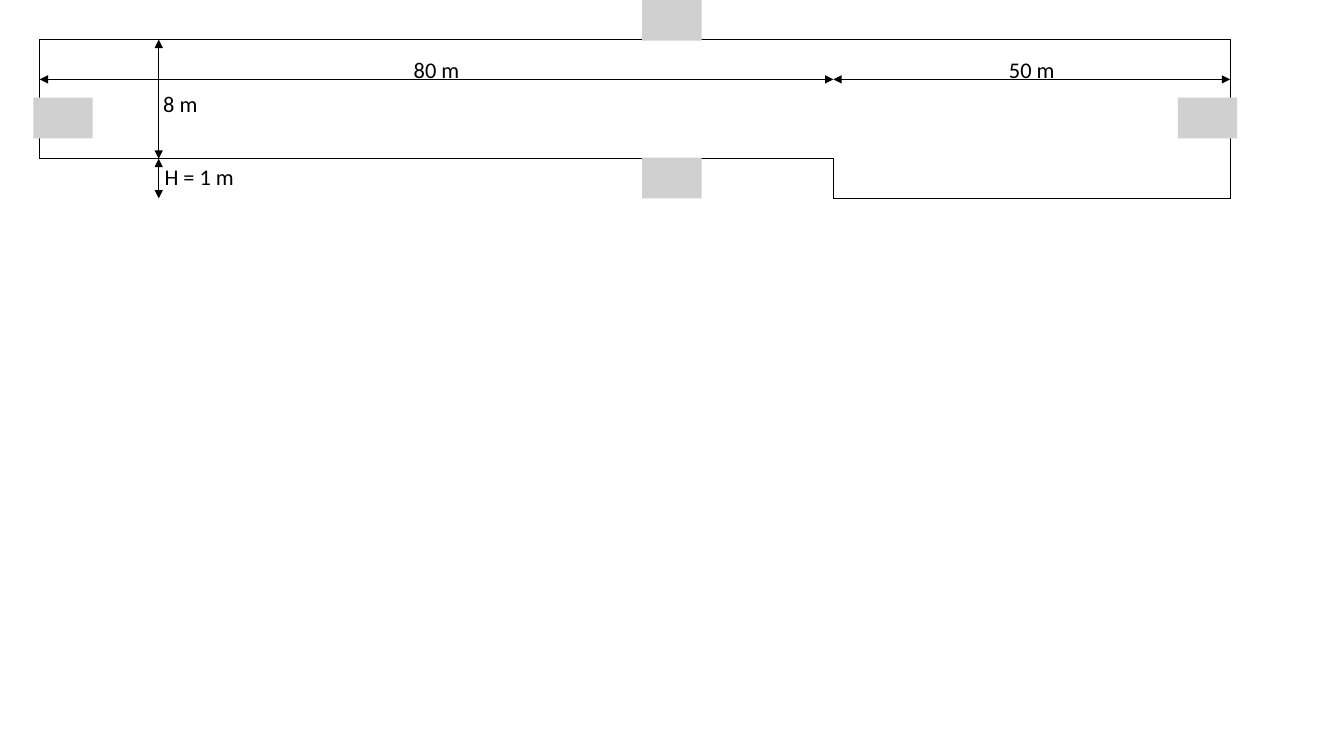
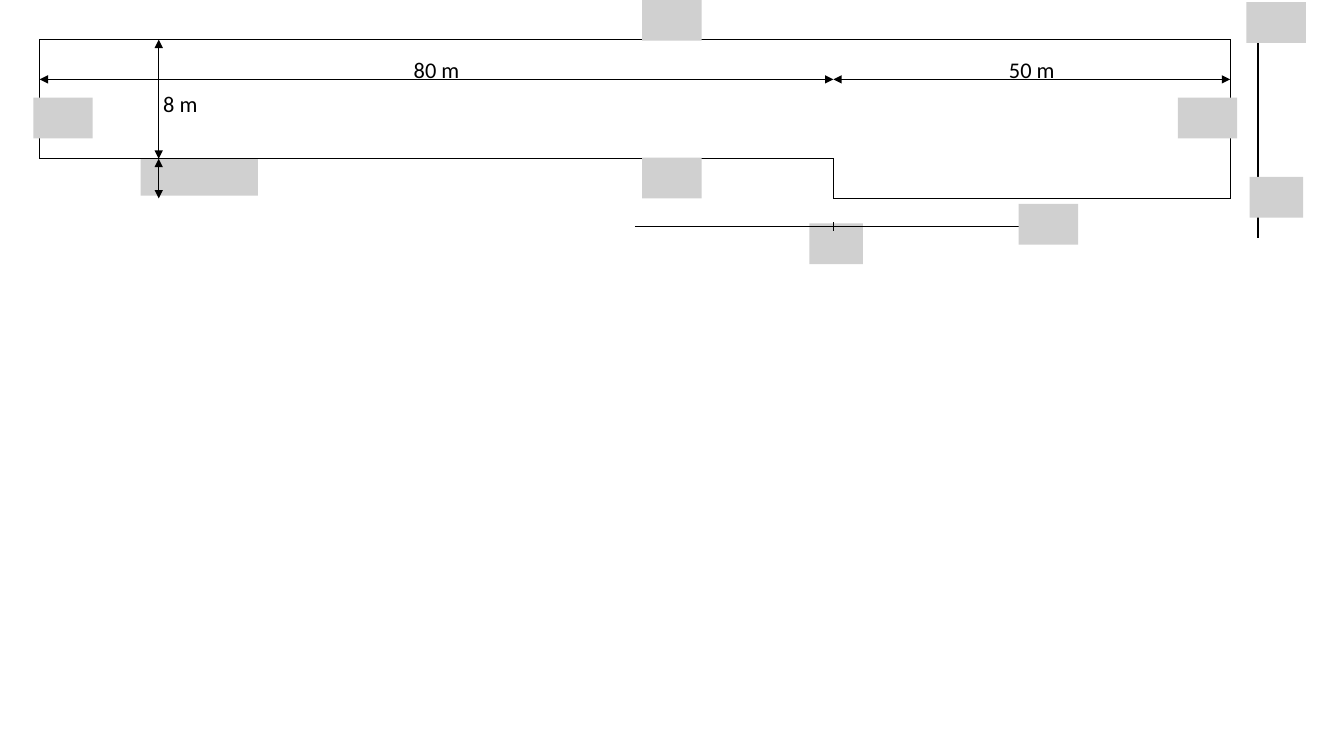
Before and after one commit to AndreaVescovini/Thesis, a slide deck: slide 8 of img/celle.pptx. Drawn at 1344x756 pixels with LibreOffice and Linux fonts; fonts in the diff are those of the drawing; grey boxes stand for pictures. Boxes give left, top, right and bottom in pixels: in the first picture for what was removed or moved away, otherwise in the second. Text is boxed around its words. In the diff, an @@ line names an element or a change of style, - is before the commit and + after.

```diff
--- a/img/celle.pptx
+++ b/img/celle.pptx
@@ picture added at box(1247, 2, 1307, 42) @@
@@ arrow added from (1258, 238) to (1258, 20), #000000 1 pt @@
@@ picture added at box(141, 158, 258, 196) @@
@@ text removed at box(165, 170, 234, 185) @@
-H = 1 m
@@ picture added at box(1250, 177, 1304, 218) @@
@@ picture added at box(1019, 204, 1079, 244) @@
@@ arrow added from (635, 226) to (1032, 226), #000000 1 pt @@
@@ picture added at box(810, 224, 863, 264) @@
@@ line added from (834, 222) to (834, 230), #000000 1 pt @@
```
Also in this commit, not shown: 1 other slide changed, 13 other files.
